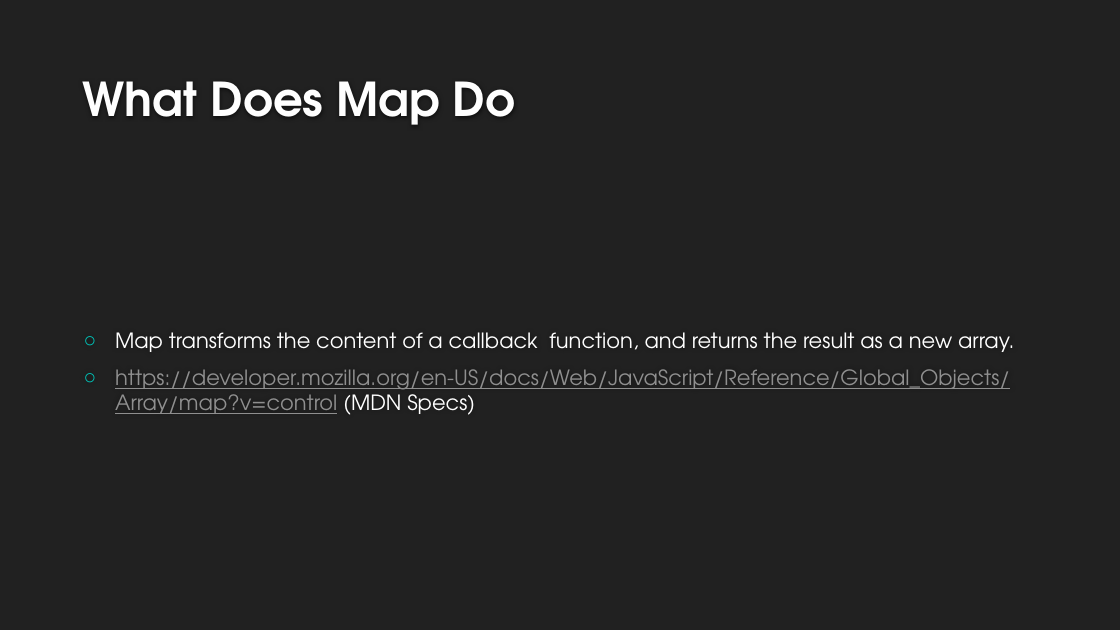
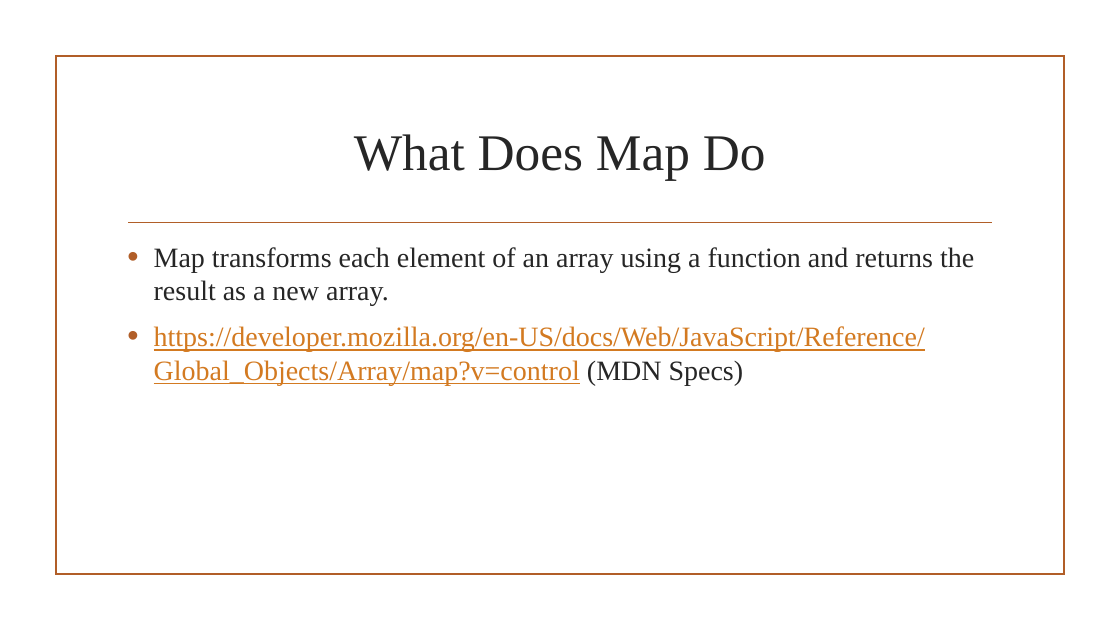
Before and after one commit to ericglasser/javascript-array-map-lesson, a slide deck: slide 11 of javascript-map-array-lesson.pptx (slide 8 before the commit). Drawn at 1120x630 pixels with LibreOffice and Linux fonts; fonts in the diff are those of the drawing; background and template pictures are left out. Boxes give left, top, right and bottom in pixels: in the first picture for what was removed or moved away, otherwise in the second. Text is boxed around its words. In the diff, an @@ line names an element or a change of style, - is before the commit and + after.

Commit message:
final

```diff
--- a/javascript-map-array-lesson.pptx
+++ b/javascript-map-array-lesson.pptx
@@ background #212121 to picture (left out) @@
@@ rectangle added at <box>55,56,1064,575</box>, outline #B15E28 1.25 pt @@
@@ title "What Does Map Do": place and size @@
-title "What Does Map Do" at <box>83,81,515,125</box>
+title "What Does Map Do" at <box>354,134,766,181</box>
@@ title "What Does Map Do" at <box>354,134,766,181</box>: size 40 to 44 pt, font TeX Gyre Adventor to Times New Roman, text colour #FEFEFE to #262626, bold off; alignment left to centre; vertical alignment bottom to middle @@
@@ text "Map transforms each element of ...": place and size @@
-text "Map transforms each element of ..." at <box>115,332,1014,415</box>
+text "Map transforms each element of ..." at <box>154,247,974,386</box>
@@ text "Map transforms each element of ..." at <box>154,247,974,386</box>: vertical alignment middle to top @@
@@ line added from (129, 223) to (992, 223), #B15E28 1.25 pt @@
@@ text at <box>154,247,974,306</box>: text changed; size 18 to 24 pt; font TeX Gyre Adventor to Times New Roman; text colour #FFFFFF to #262626 @@
-○ Map transforms the content of a callback function, and returns the result as a new array.
+• Map transforms each element of an array using a function and returns the result as a new array.
@@ text at <box>154,326,925,386</box>: size 18 to 24 pt, font TeX Gyre Adventor to Times New Roman, text colour #8F8F8F to #D37A21 in "https://developer.mozilla.org/en-US/docs/Web/JavaScript/Refe ..."; text colour #FFFFFF to #262626 in "(MDN Specs)"; bullet ○ to •; more space between paragraphs; bullet colour #00C6BB to #B15E28 @@
```
Also in this commit, not shown: 11 other slides changed, 3 slides added.
